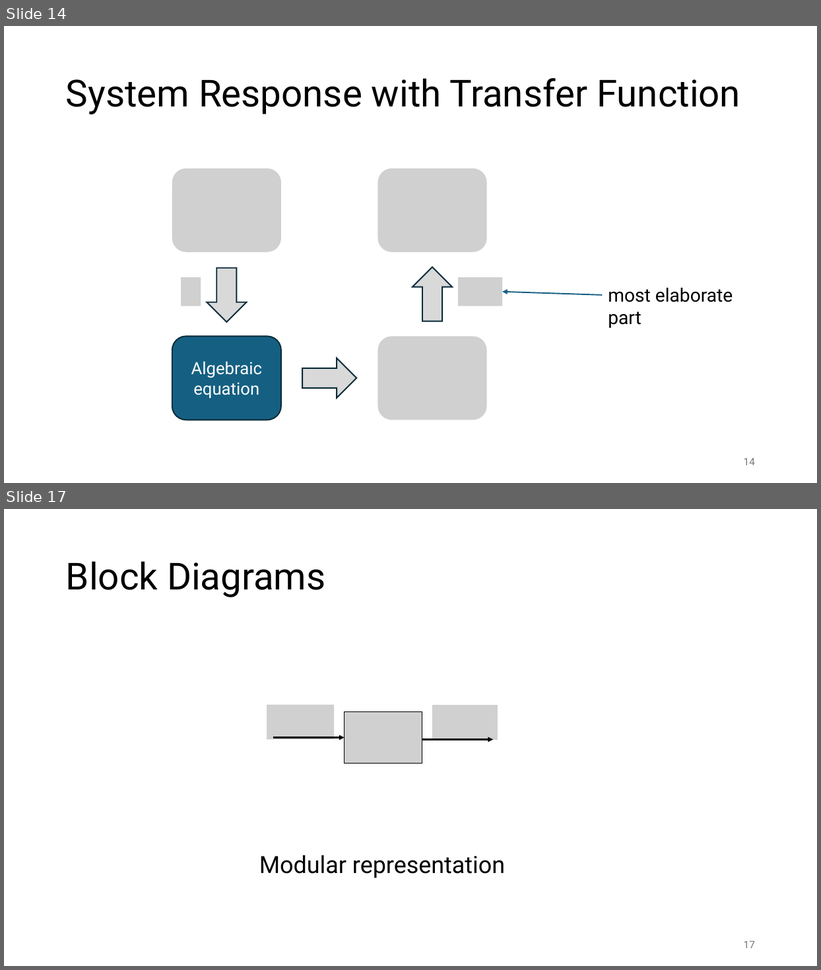
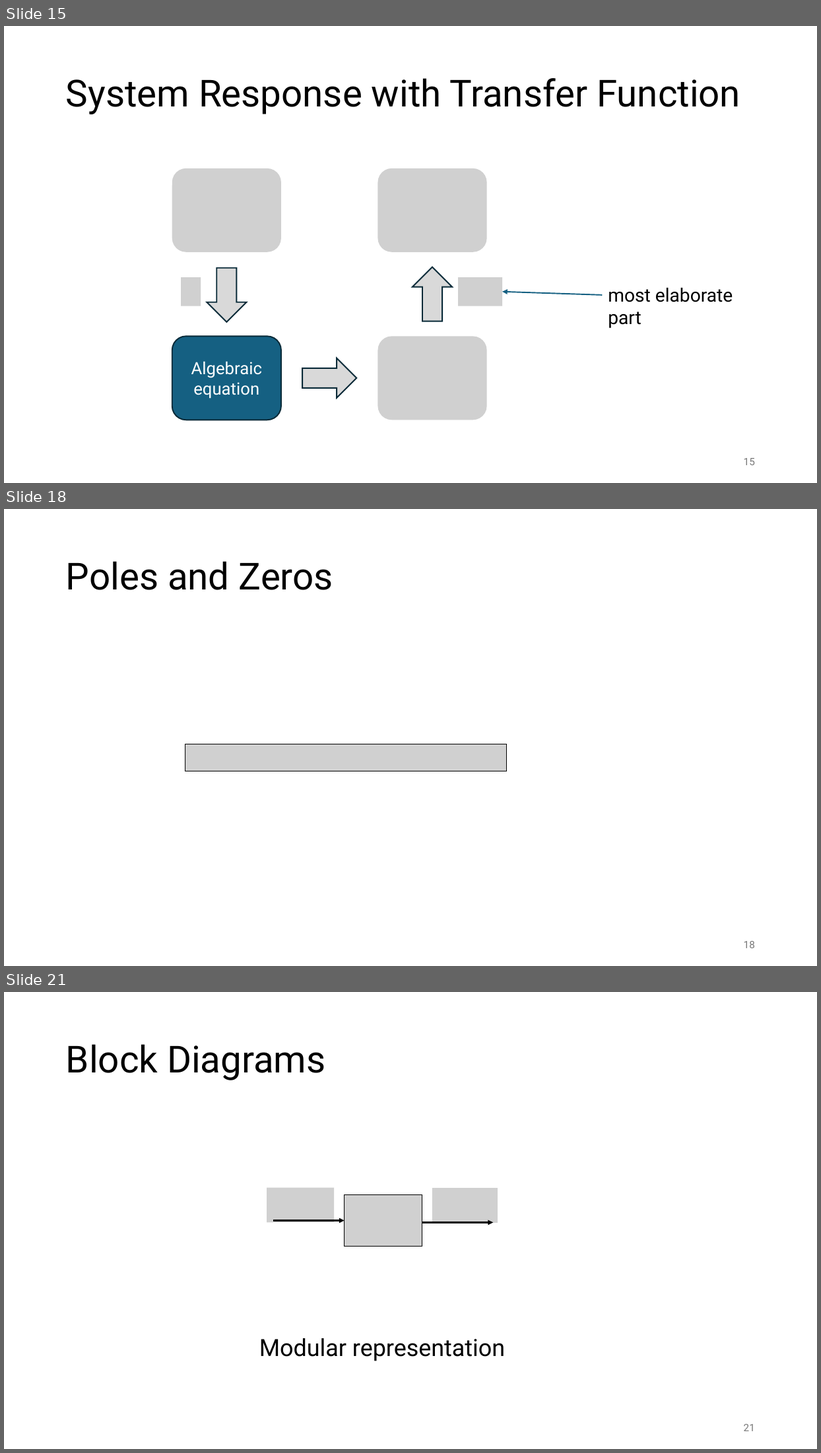
Before and after one commit to FelixWick/control_engineering, a slide deck: slides/3_Laplace.pptx. Shown one above the other, each under a label of ours: slides 14 and 17 before the commit, slides 15, 18 and 21 after it; the slides between them are not shown. The pictures are 821x970 and 821x1453 pixels, drawn with LibreOffice and Linux fonts; fonts in the diff are those of the drawing; grey boxes stand for pictures. Boxes give left, top, right and bottom in pixels: in the first picture for what was removed or moved away, otherwise in the second. Text is boxed around its words. In the diff, an @@ line names an element or a change of style, - is before the commit and + after.

Commit message:
poles and zeros

```diff
--- a/slides/3_Laplace.pptx
+++ b/slides/3_Laplace.pptx
@@ slide 18 added at (x1=4, y1=509, x2=817, y2=966), background #FFFFFF @@
@@ title added at (x1=66, y1=561, x2=333, y2=590), 44 pt, text #000000 @@
+Poles and Zeros
@@ picture added at (x1=185, y1=745, x2=507, y2=771) @@
@@ page number added at (x1=744, y1=941, x2=755, y2=949), 12 pt, text #797979 @@
+18
@@ what was slide 14 is now slide 15 @@
@@ page number at (x1=744, y1=458, x2=755, y2=466): text changed @@
-14
+15
@@ what was slide 17 is now slide 21 @@
@@ page number at (x1=744, y1=1424, x2=755, y2=1432): text changed @@
-17
+21
```
Also in this commit, not shown: 3 slides changed, 3 other slides added, 1 other file.
